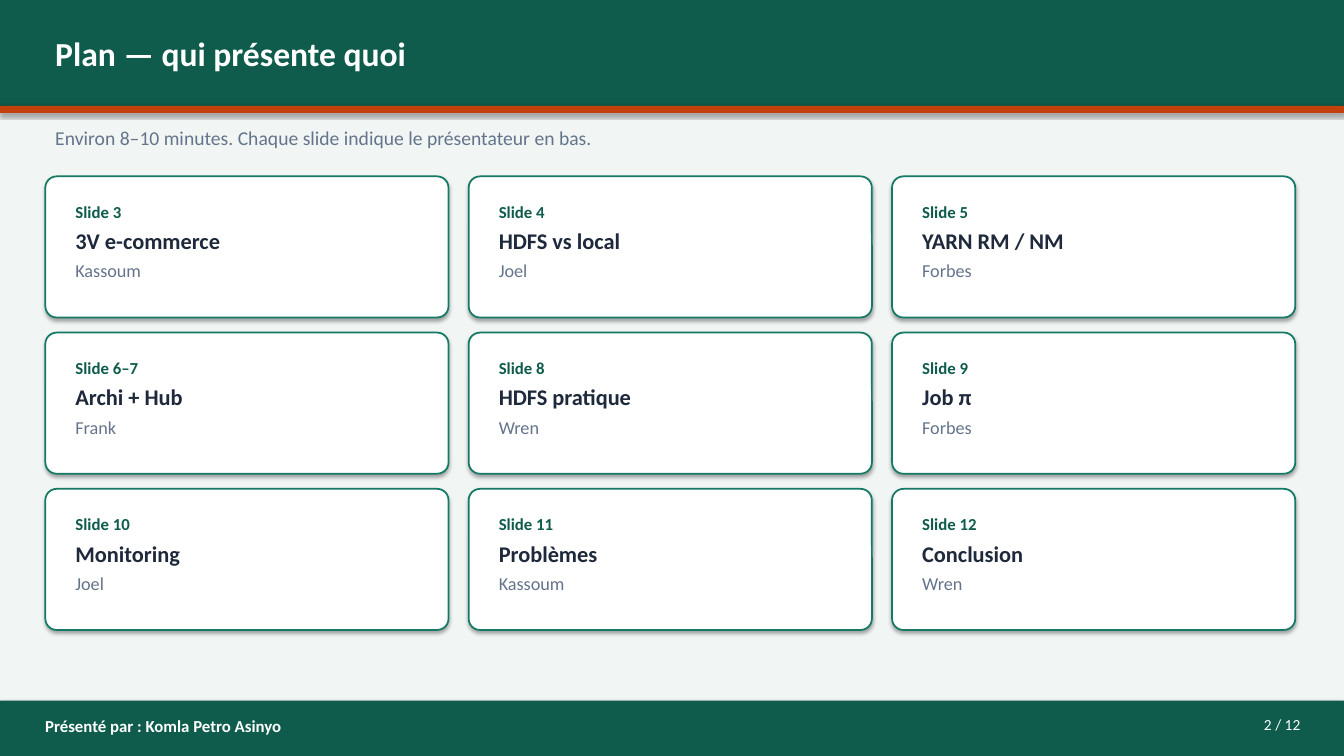
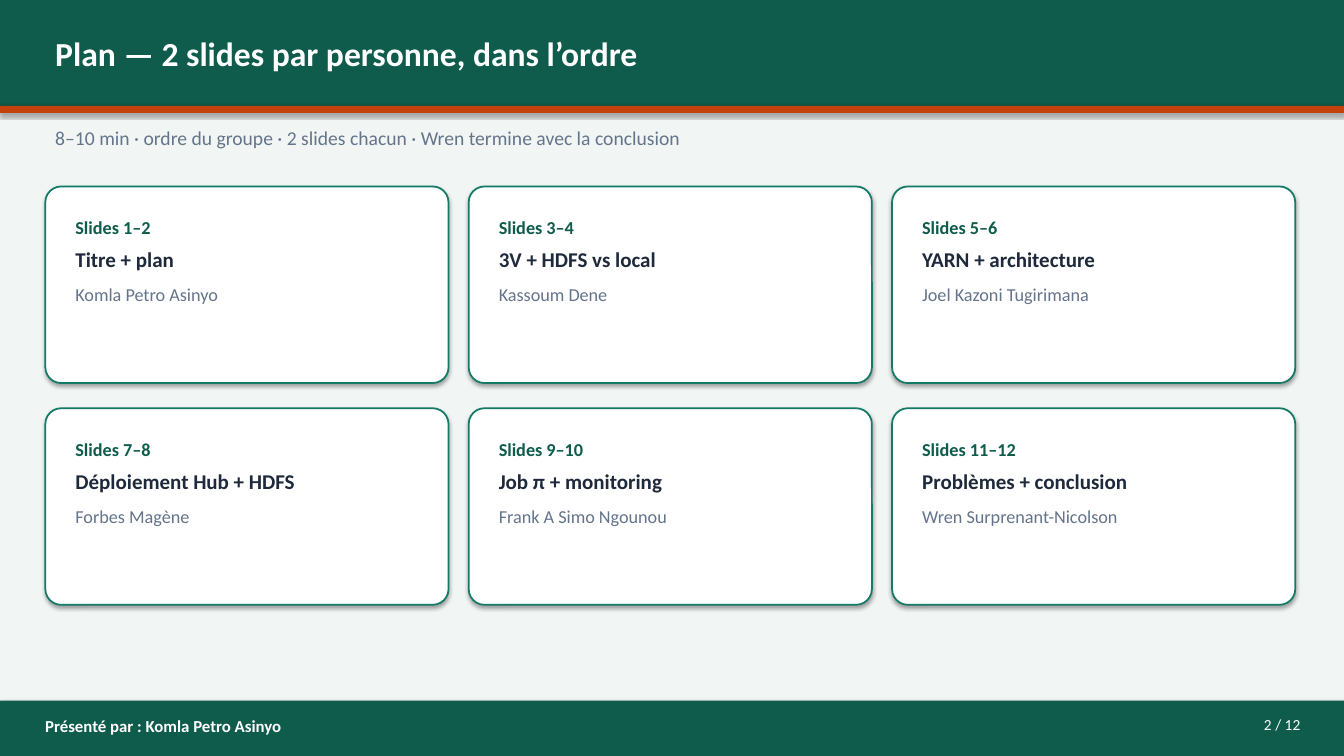
Before and after one commit to asinyopetro/Les_Hadoop_Riders_G4, a slide deck: slide 2 of presentation/PRESENTATION-G4-Les_Hadoop_Riders.pptx. Drawn at 1344x756 pixels with LibreOffice and Linux fonts; fonts in the diff are those of the drawing. Boxes give left, top, right and bottom in pixels: in the first picture for what was removed or moved away, otherwise in the second. Text is boxed around its words. In the diff, an @@ line names an element or a change of style, - is before the commit and + after.

Commit message:
Repartition presentation: 2 slides par personne dans l ordre.

```diff
--- a/presentation/PRESENTATION-G4-Les_Hadoop_Riders.pptx
+++ b/presentation/PRESENTATION-G4-Les_Hadoop_Riders.pptx
@@ text at [55, 41, 638, 72]: text changed @@
-Plan — qui présente quoi
+Plan — 2 slides par personne, dans l’ordre
@@ text at [55, 131, 680, 149]: text changed @@
-Environ 8–10 minutes. Chaque slide indique le présentateur en bas.
+8–10 min · ordre du groupe · 2 slides chacun · Wren termine avec la conclusion
@@ rounded rectangle: place and size @@
-rounded rectangle at [45, 176, 449, 318]
+rounded rectangle at [45, 187, 449, 383]
@@ text removed at [75, 206, 220, 277] @@
-Slide 3
-3V e-commerce
-Kassoum
@@ rounded rectangle: place and size @@
-rounded rectangle at [469, 176, 872, 318]
+rounded rectangle at [469, 187, 872, 383]
@@ rounded rectangle: place and size @@
-rounded rectangle at [892, 176, 1296, 318]
+rounded rectangle at [892, 187, 1296, 383]
@@ text added at [75, 221, 218, 304], 13 pt, text #64748B, bold @@
+Slides 1–2
+Titre + plan
+Komla Petro Asinyo
@@ text at [499, 221, 656, 301]: text changed; size 16 to 13 pt @@
-Slide 4
-HDFS vs local
-Joel
+Slides 3–4
+3V + HDFS vs local
+Kassoum Dene
@@ text at [922, 221, 1094, 304]: text changed; size 16 to 13 pt; text colour #1E293B to #64748B @@
-Slide 5
-YARN RM / NM
-Forbes
+Slides 5–6
+YARN + architecture
+Joel Kazoni Tugirimana
@@ rounded rectangle removed at [45, 333, 449, 474] @@
@@ rounded rectangle removed at [469, 333, 872, 474] @@
@@ rounded rectangle removed at [892, 333, 1296, 474] @@
@@ text removed at [75, 362, 183, 434] @@
-Slide 6–7
-Archi + Hub
-Frank
@@ text removed at [499, 362, 631, 434] @@
-Slide 8
-HDFS pratique
-Wren
@@ text removed at [922, 362, 972, 434] @@
-Slide 9
-Job π
-Forbes
@@ rounded rectangle: place and size @@
-rounded rectangle at [45, 489, 449, 630]
+rounded rectangle at [45, 408, 449, 605]
@@ rounded rectangle: place and size @@
-rounded rectangle at [469, 489, 872, 630]
+rounded rectangle at [469, 408, 872, 605]
@@ rounded rectangle: place and size @@
-rounded rectangle at [892, 489, 1296, 630]
+rounded rectangle at [892, 408, 1296, 605]
@@ text added at [75, 443, 295, 526], 13 pt, text #1E293B, bold @@
+Slides 7–8
+Déploiement Hub + HDFS
+Forbes Magène
@@ text added at [499, 443, 667, 526], 13 pt, text #64748B, bold @@
+Slides 9–10
+Job π + monitoring
+Frank A Simo Ngounou
@@ text at [922, 443, 1127, 526]: text changed; size 16 to 13 pt; text colour #1E293B to #64748B @@
-Slide 12
-Conclusion
-Wren
+Slides 11–12
+Problèmes + conclusion
+Wren Surprenant-Nicolson
@@ text removed at [75, 518, 179, 590] @@
-Slide 10
-Monitoring
-Joel
@@ text removed at [499, 518, 597, 590] @@
-Slide 11
-Problèmes
-Kassoum
```
Also in this commit, not shown: 8 other slides changed, 3 other files.
